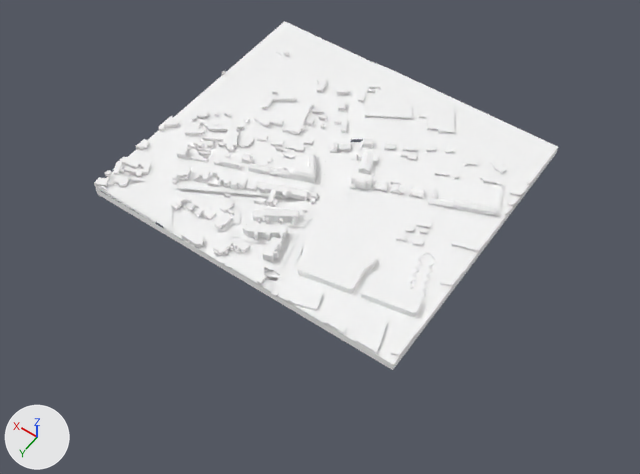
Two versions of the glTF model context.glb, one commit apart.
Before and after are seen from a camera (50 mm lens) standing at (-365.0, 547.0, 727.0) and looking at (-28.0, 74.0, -17.0). Lighting does not change. The marker at lower left points along +X, +Y and +Z. The first picture is the older version. Where no turn or scale is listed for an object, it has been applied to the vertices. Vertices at exactly the same position are counted once.

The scene before the commit, as lines of its bpy script (objects in view):
```python
me_terrain = bpy.data.meshes.new('terrain')
me_terrain.from_pydata(...)  # 6384 vertices, 5981 faces; spans x -191.0..191.0, y -171.0..171.0, z -8.0..8.0
me_terrain.materials.append(mat_terrain)  # white #ffffff
me_voisins = bpy.data.meshes.new('voisins')
me_voisins.from_pydata(...)  # 6779 vertices, 12171 faces; spans x -191.0..191.0, y -171.0..171.0, z -9.0..9.0
me_voisins.materials.append(mat_voisins)  # white #ffffff
ob_terrain = bpy.data.objects.new('terrain', me_terrain)
ob_terrain.location = (10.7, 1.0, -1.6)
ob_voisins = bpy.data.objects.new('voisins', me_voisins)
ob_voisins.location = (10.6, 0.9, 10.3)
```
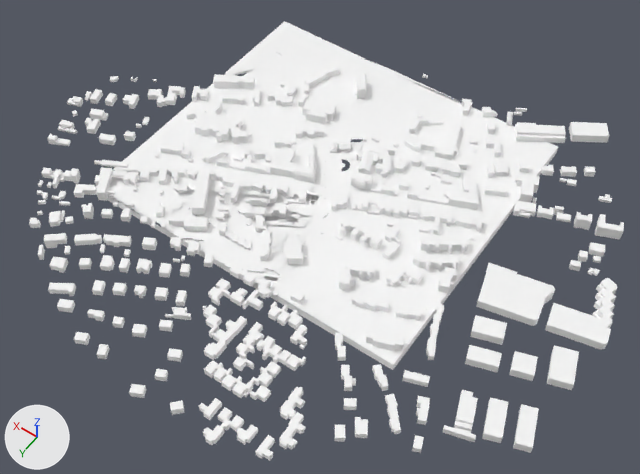
Where the newer file only moved an object's origin or applied its transform, the numbers keep the older frame.

What changed in the scene script:
```text
Add mat_osm:
    mat_osm = principled_material('osm')
    mat_osm.base_color = (1.0, 1.0, 1.0)  # white #ffffff
    mat_osm.metallic = 1.0
    mat_osm.roughness = 1.0
Change me_voisins:
    used by ob_voisins; location = (10.6, 0.9, 10.3)
    remove me_voisins.from_pydata(...)  # 6779 vertices, 12171 faces; spans x -191.0..191.0, y -171.0..171.0, z -9.0..9.0
    add me_voisins.from_pydata(...)  # 709 vertices, 1333 faces; spans x -55.0..31.0, y -43.0..39.0, z -7.0..9.0
    me_voisins part 1: 209 loose pieces with 5986 vertices, spanning x -191.0..191.0, y -171.0..171.0, z -9.0..9.0, are deleted
    other edits to the shape of me_voisins do not show in these pictures
Add me_osm:
    me_osm.from_pydata(...)  # 6251 vertices, 8941 faces; spans x -326.0..326.0, y -280.0..280.0, z -10.0..10.0
    me_osm.materials.append(mat_osm)  # white #ffffff
Add ob_osm:
    ob_osm = bpy.data.objects.new('osm', me_osm)
    ob_osm.location = (-6.4, 55.5, 9.8)
```

Location of each change, (x1, y1, x2, y2) in pixels of the pictures (640 x 474 px):
'osm', added: after (29, 67, 624, 461)
'voisins', reshaped (81% narrower, 83% shorter): before (94, 51, 539, 355); after (294, 139, 379, 189)
part 1 of me_voisins, deleted: before (94, 51, 539, 355)
